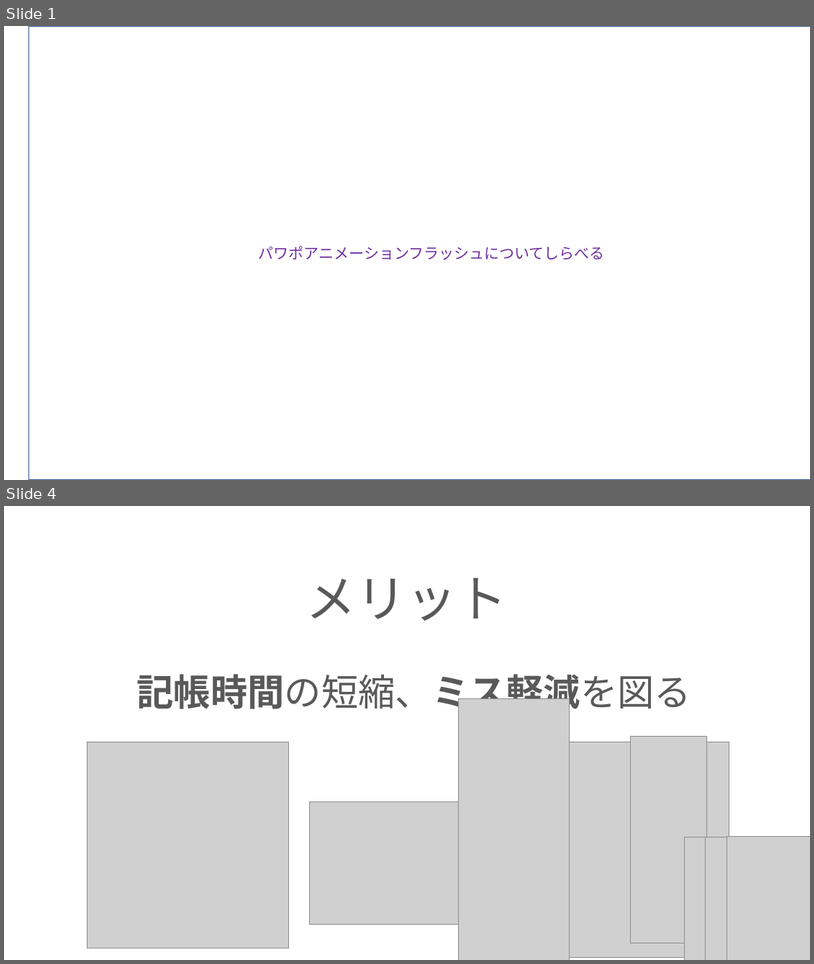
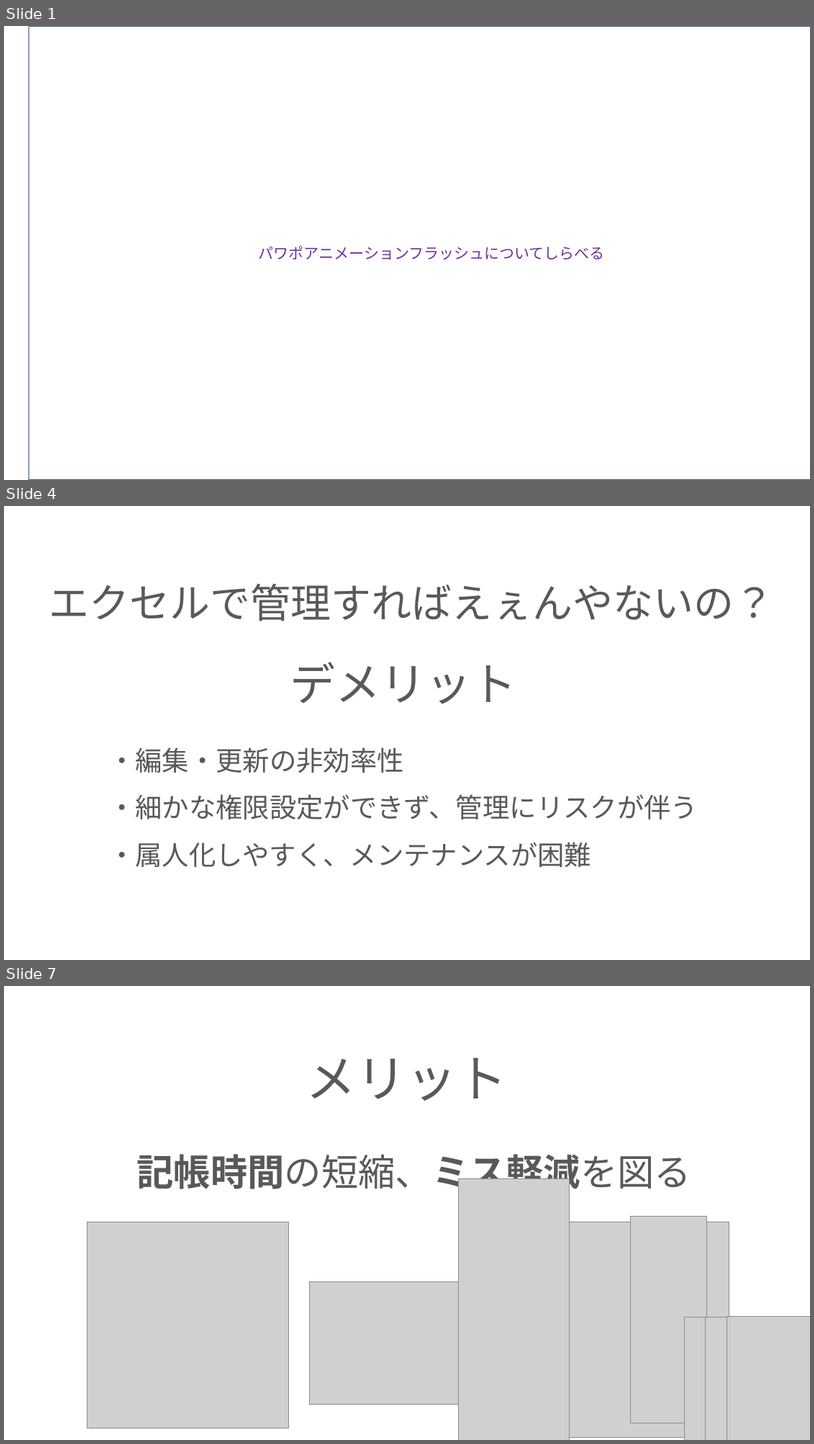
Before and after one commit to ivy239007/PG-, a slide deck: プレゼン資料.pptx. Shown one above the other, each under a label of ours: slides 1 and 4 before the commit, slides 1, 4 and 7 after it; the slides between them are not shown. The pictures are 814x964 and 814x1444 pixels, drawn with LibreOffice and Linux fonts; fonts in the diff are those of the drawing; grey boxes stand for pictures; background and template pictures are left out. Boxes give left, top, right and bottom in pixels: in the first picture for what was removed or moved away, otherwise in the second. Text is boxed around its words. In the diff, an @@ line names an element or a change of style, - is before the commit and + after.

```diff
--- a/プレゼン資料.pptx
+++ b/プレゼン資料.pptx
@@ slide 4 added at [4,506,810,960], background picture (left out) @@
@@ title added at [49,584,775,621], 48 pt, text #595959 @@
+エクセルで管理すればえぇんやないの？
@@ text added at [291,662,517,704], 54 pt, text #595959 @@
+デメリット
@@ subtitle added at [108,747,698,867], 32 pt, text #595959 @@
+・編集・更新の非効率性
+・細かな権限設定ができず、管理にリスクが伴う
+・属人化しやすく、メンテナンスが困難
@@ what was slide 4 is now slide 7 @@
```
Also in this commit, not shown: 2 slides changed, 2 other slides added.
